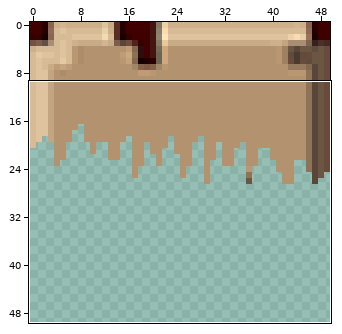
One commit to this pixel-art sprite: graphics/Level1Floor.png. Above, an overview of the earlier version with the close-up marked.
Close-up. Old version:
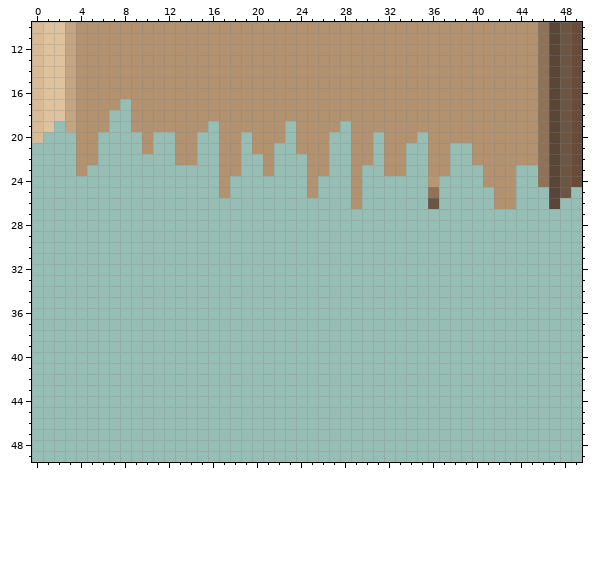
The file is 50x50 pixels. Colours within 5 levels of each other are drawn and written as one. Shown: x 0..49, y 10..49.
After the commit:
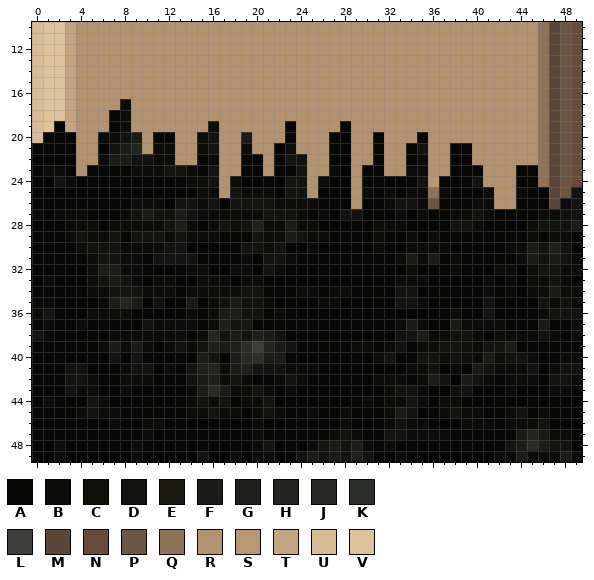
Palette (. is transparent): A #060605  B #0c0d0a  C #12100b  D #131411  E #191712  F #1b1c18  G #1f1f1e  H #222520  J #292926  K #2c2f29  L #3c3f39  M #594639  N #684b3a  P #6b5543  Q #8e7359  R #b2926f  S #b99773  T #c3a582  U #d7bb96  V #dfc39e
Difference:
@@ x 0..49 @@
 16 UVVTRRRRRRRRRRRRRRRRRRRRRRRRRRRRRRRRRRRRRRRRRRQMPN
-17 UVVTRRRR.RRRRRRRRRRRRRRRRRRRRRRRRRRRRRRRRRRRRRQMPN
-18 UVVTRRR..RRRRRRRRRRRRRRRRRRRRRRRRRRRRRRRRRRRRRQMPN
-19 UV.TRRR..RRRRRRR.RRRRRR.RRRR.RRRRRRRRRRRRRRRRRQMPN
-20 U...RR....R..RR..RR.RRR.RRR..RR.RRR.RRRRRRRRRRQMPN
-21 ....RR....R..RR..RR.RR..RRR..RR.RR..RR..RRRRRRQMPN
-22 ....RR.......RR..RR..R...RR..RR.RR..RR..RRRRRRQMPN
-23 ....R............RR..R...RR..R..RR..RR...RRR..QMPN
-24 .................R.......R...R......S....RRR..QMPN
-25 .................R.......R...R......Q.....RR...MP.
-26 .............................R......P.....RR...M..
-27 ..................................................
-28 ..................................................
-29 ..................................................
-30 ..................................................
-31 ..................................................
-32 ..................................................
-33 ..................................................
-34 ..................................................
-35 ..................................................
-36 ..................................................
-37 ..................................................
-38 ..................................................
-39 ..................................................
-40 ..................................................
-41 ..................................................
-42 ..................................................
-43 ..................................................
-44 ..................................................
-45 ..................................................
-46 ..................................................
-47 ..................................................
-48 ..................................................
-49 ..................................................
+17 UVVTRRRRBRRRRRRRRRRRRRRRRRRRRRRRRRRRRRRRRRRRRRQMPN
+18 UVVTRRRABRRRRRRRRRRRRRRRRRRRRRRRRRRRRRRRRRRRRRQMPN
+19 UVATRRRABRRRRRRRBRRRRRRARRRRARRRRRRRRRRRRRRRRRQMPN
+20 UAAARRBBDFRAARRBDRRFRRRARRRAARRARRRARRRRRRRRRRQMPN
+21 AAAARRADFHRBBRRBDRRBRRABRRRAARRARRADRRAARRRRRRQMPN
+22 AAAARRBFFDDBBRRABRRAARADDRRAARRARRABRRAARRRRRRQMPN
+23 ABBARAAAABBBDDBADRRAARAADRRBARAARRBBRRAAARRRAAQMPN
+24 AADBAAAAAAAAAABBDRBAAAADDRBAARAAAAADSAAADRRRAAQMPN
+25 AAAAAAAAAAAAAAABBRDBBBADDRAAARBABABBQBAAABRRBAAMPD
+26 AAAAAAAAABBBADDBDADDDDBBBBAAARAABDDBPAAABBRRAAAMBD
+27 BABBBAAABDFDDFDBBBBBBDDDBABADDAAABABAABBDBAAAABBDD
+28 AAABBBABBBBBDFBABDBDGBBFBBAAAAABBBAAAADDBAAAABDDDF
+29 AAABDBBDADDDBDBBBAAADBBFDBBAAAABAABABAAAAAAAABABBA
+30 AAAABDDDBBBBDDAAAAADDBDAABAAAAABAABBBBAAAAABBFDGDA
+31 AAAAABDDBBADDDDAAAABADDBAAAAAAAAABFBFABAAAAABFDFDB
+32 AAAAABFFBBAAAABBAABBADBAAAAAAAAAAABAAABAAABBABDDBB
+33 ABAAABDFDBABBAABBBABBAAAAAAAAAAAABBBAAAAABABABBDBA
+34 AAAAABBDDDBBBABBBBBDDAAABBABBAAAADDAAAAAABABABBFBB
+35 BBAAAABFHFADAAFABDFDDBAAAABBAAAAADDBAAAAADAAAADBDB
+36 BDAAABBBBAAAAABABFFDDABAAAAAAAAAAAAAAABAADAAAABDDD
+37 ABAABAAAAADBBBBABGDEAAAAAAAAAAAAABFBAAFBBBBAAAFAAB
+38 DBAAAAABBBBBBBABHDFDGFDAAAAAAAAAADDFBBDDBABBBBDBAB
+39 AAAAAABFBFBABDBDGFGKLHFDAAAAABBABDABBDDCBDDFAAAAAA
+40 AAAAAAADADAAAAAFDAFJKFFAAAAAAAABDAADDBDCBFBDDBAABB
+41 AAADDAAABDDABADGHBFGDDDBBBAAAAAAAABBDABAFDBBBDABDD
+42 AAADDBAABBBAAADFGBDBAABDBAAAAAABBBABFDAFDBABBBADDB
+43 AAADBBAABAAAAABFJFBBDBABAAAAAAAABDDBAACDAAABAAABBA
+44 ABAAADBAAAAAAABDBDABBDAAAAAAAABABBDBABBAAAAAAAAAAA
+45 AAAABDBBAAAAAABBDBBABDBAABAABAAABFDAABDBBAABDABAAA
+46 AAAAAAABAABBAAAAAAAABAAAAAAABAAABDBBAAABBBABBBDAAA
+47 AAAAAAAAAABAAAAAAAAABAAAAAABDBAADDBBBBAAAAAAFHFBBA
+48 AABAAAAAABAAAAAAAAAABDAAABDFDFBABAAAAAAAAAADFJFDDA
+49 AABAAAAAABAAAAADAABABBAADFDFDGDAABAAAAAAAABBFBBBFB
Boxes around the changes in both close-ups, in picture pixels (x1, y1, x2, y2):
added: (32, 99, 582, 462)
